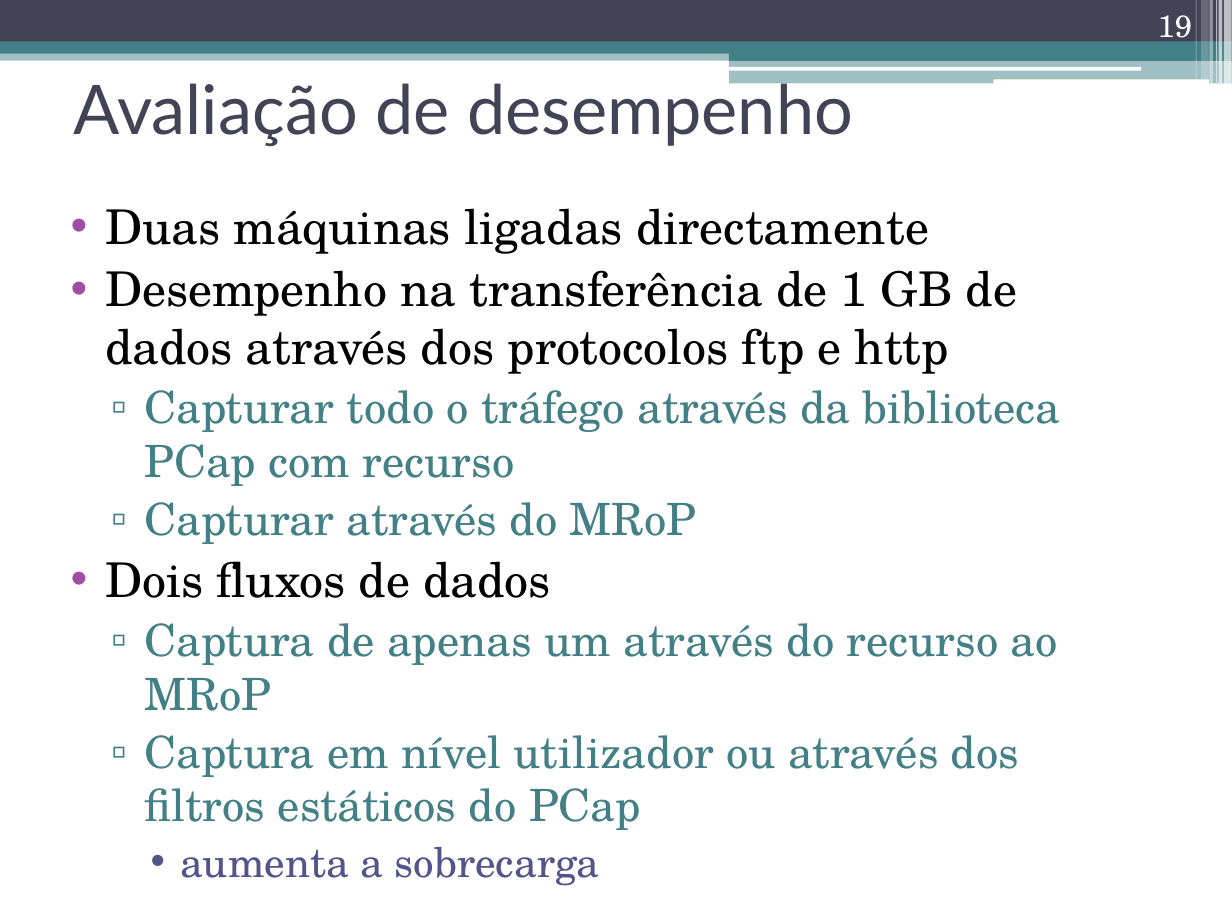
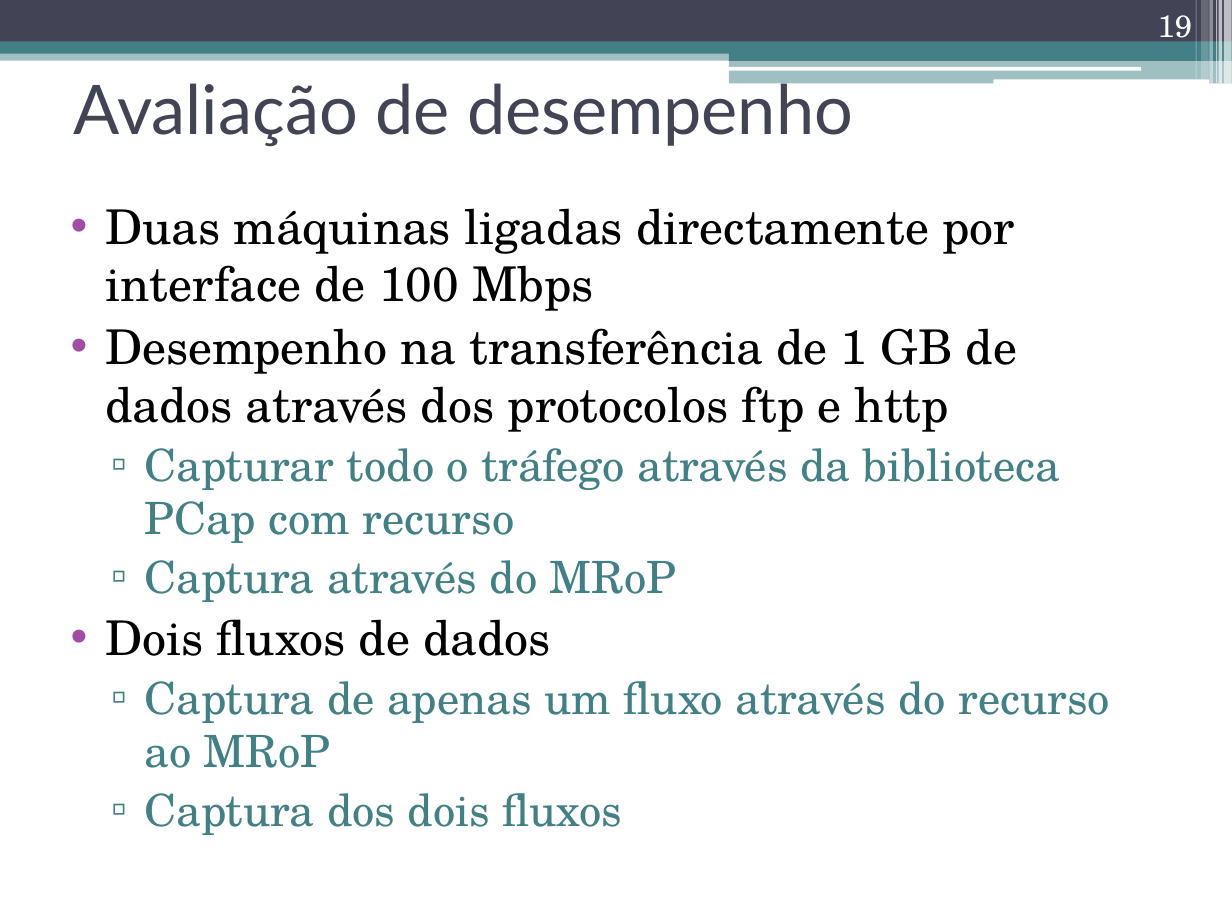
Before and after one commit to nunogmartins/cap_dissertation, a slide deck: slide 19 of doc/apresentacao_dissertacao.pptx. Drawn at 1232x924 pixels with LibreOffice and Linux fonts; fonts in the diff are those of the drawing. Boxes give left, top, right and bottom in pixels: in the first picture for what was removed or moved away, otherwise in the second. Text is boxed around its words. In the diff, an @@ line names an element or a change of style, - is before the commit and + after.

```diff
--- a/doc/apresentacao_dissertacao.pptx
+++ b/doc/apresentacao_dissertacao.pptx
@@ text at [105,208,1015,311]: text changed @@
-• Duas máquinas ligadas directamente
+• Duas máquinas ligadas directamente por interface de 100 Mbps
@@ text at [144,560,677,602]: text changed @@
-  ▫ Capturar através do MRoP
+  ▫ Captura através do MRoP
@@ text at [144,681,1110,835]: text changed @@
-  ▫ Captura de apenas um através do recurso ao MRoP
-  ▫ Captura em nível utilizador ou através dos filtros estáticos do PCap
-    • aumenta a sobrecarga
+  ▫ Captura de apenas um fluxo através do recurso ao MRoP
+  ▫ Captura dos dois fluxos
```
Also in this commit, not shown: 4 other slides changed.
